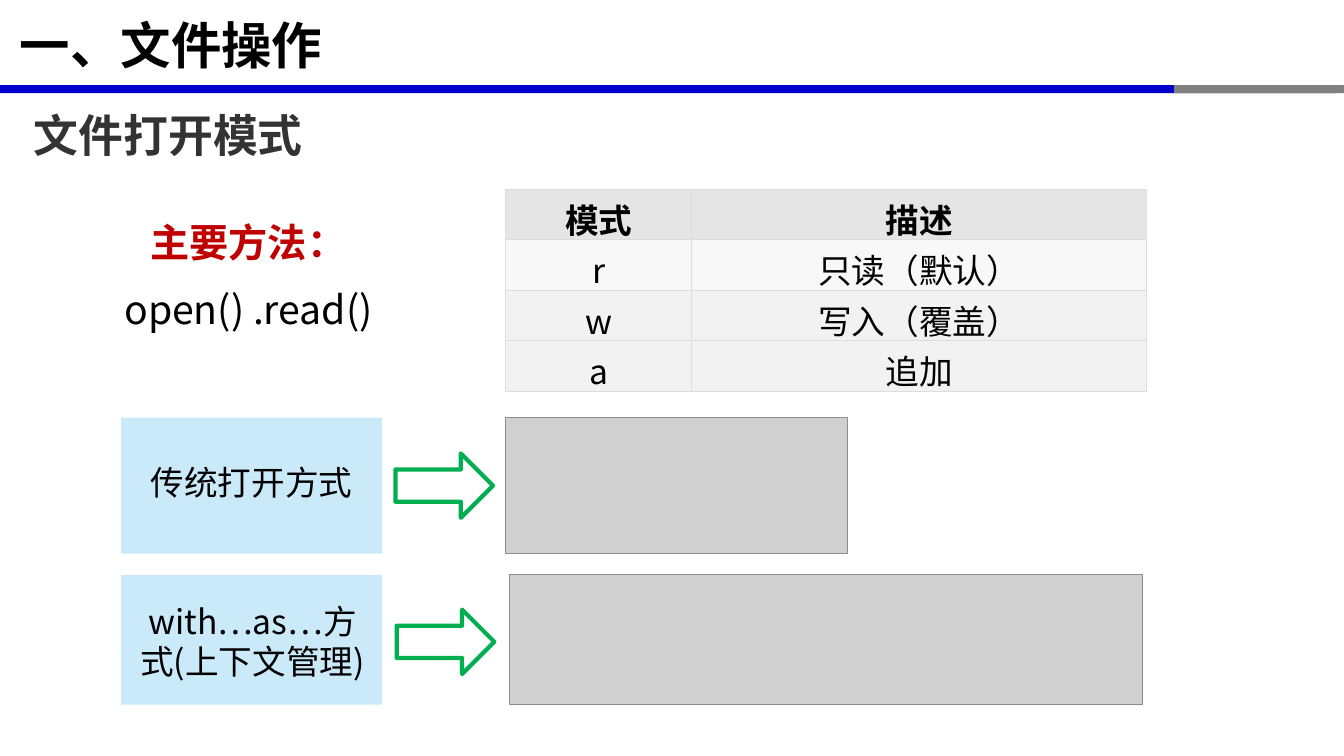
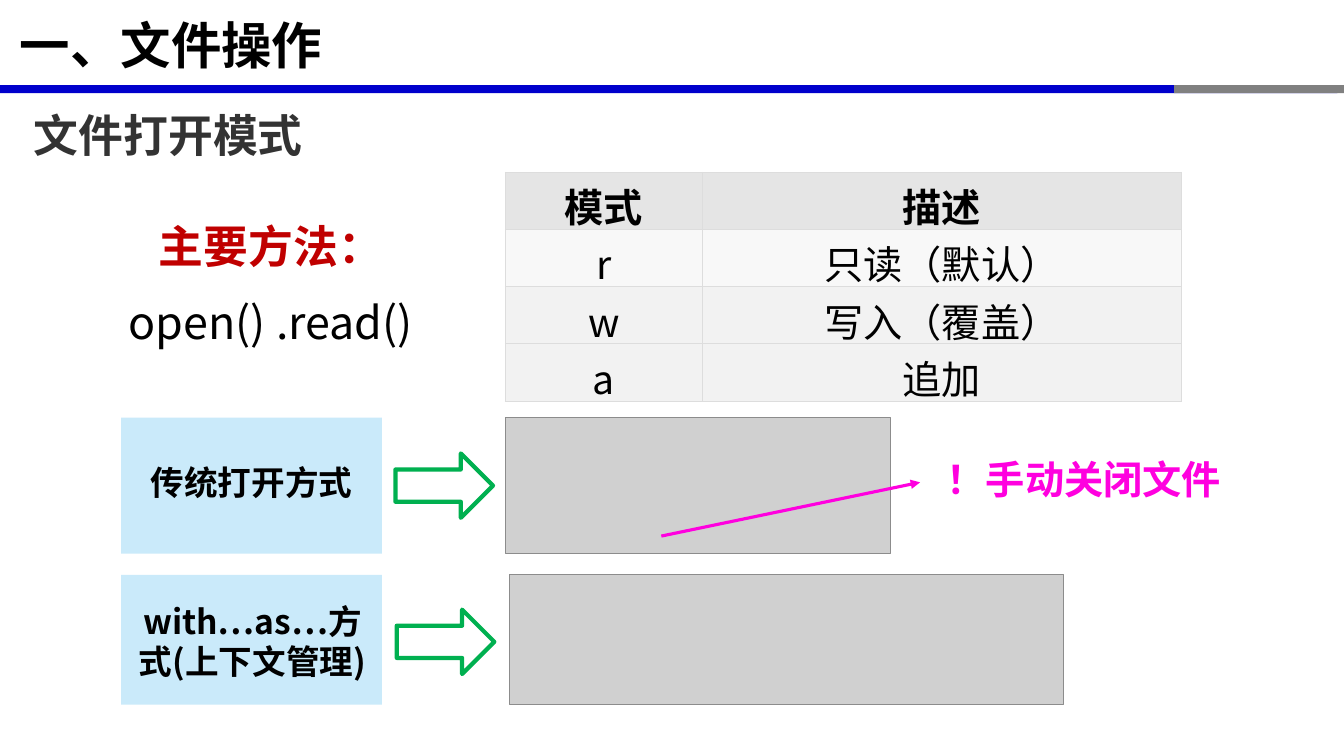
Before and after one commit to xinluo2018/programming-basics, a slide deck: slide 8 of 第5章-文件操作与异常处理/第5章-文件操作与异常处理.pptx (slide 7 before the commit). Drawn at 1344x756 pixels with LibreOffice and Linux fonts; fonts in the diff are those of the drawing; grey boxes stand for pictures. Boxes give left, top, right and bottom in pixels: in the first picture for what was removed or moved away, otherwise in the second. Text is boxed around its words. In the diff, an @@ line names an element or a change of style, - is before the commit and + after.

```diff
--- a/第5章-文件操作与异常处理/第5章-文件操作与异常处理.pptx
+++ b/第5章-文件操作与异常处理/第5章-文件操作与异常处理.pptx
@@ table at (x1=505, y1=172, x2=1182, y2=401) @@
@@ size 24 to 28 pt @@
@@ more space between paragraphs @@
@@ table resized from (x1=505, y1=190, x2=1146, y2=391) to (x1=505, y1=172, x2=1182, y2=401) @@
@@ text "主要方法：" at (x1=129, y1=224, x2=413, y2=350): size 28 to 32 pt; more space between paragraphs @@
@@ picture resized from (x1=505, y1=417, x2=847, y2=554) to (x1=505, y1=417, x2=890, y2=554) @@
@@ text "传统打开方式" at (x1=151, y1=466, x2=353, y2=498): bold on @@
@@ text added at (x1=947, y1=460, x2=1221, y2=498), 28 pt, text #FF00DF, bold @@
+！手动关闭文件
@@ arrow added from (661, 536) to (921, 483), #FF00DF 2.25 pt @@
@@ text "with…as…方式(上下文管理)" at (x1=139, y1=605, x2=366, y2=681): bold on @@
@@ picture resized from (x1=509, y1=575, x2=1143, y2=705) to (x1=509, y1=575, x2=1064, y2=705) @@
```
Also in this commit, not shown: 7 other slides changed, 5 slides added, 2 slides removed, 7 other files.
